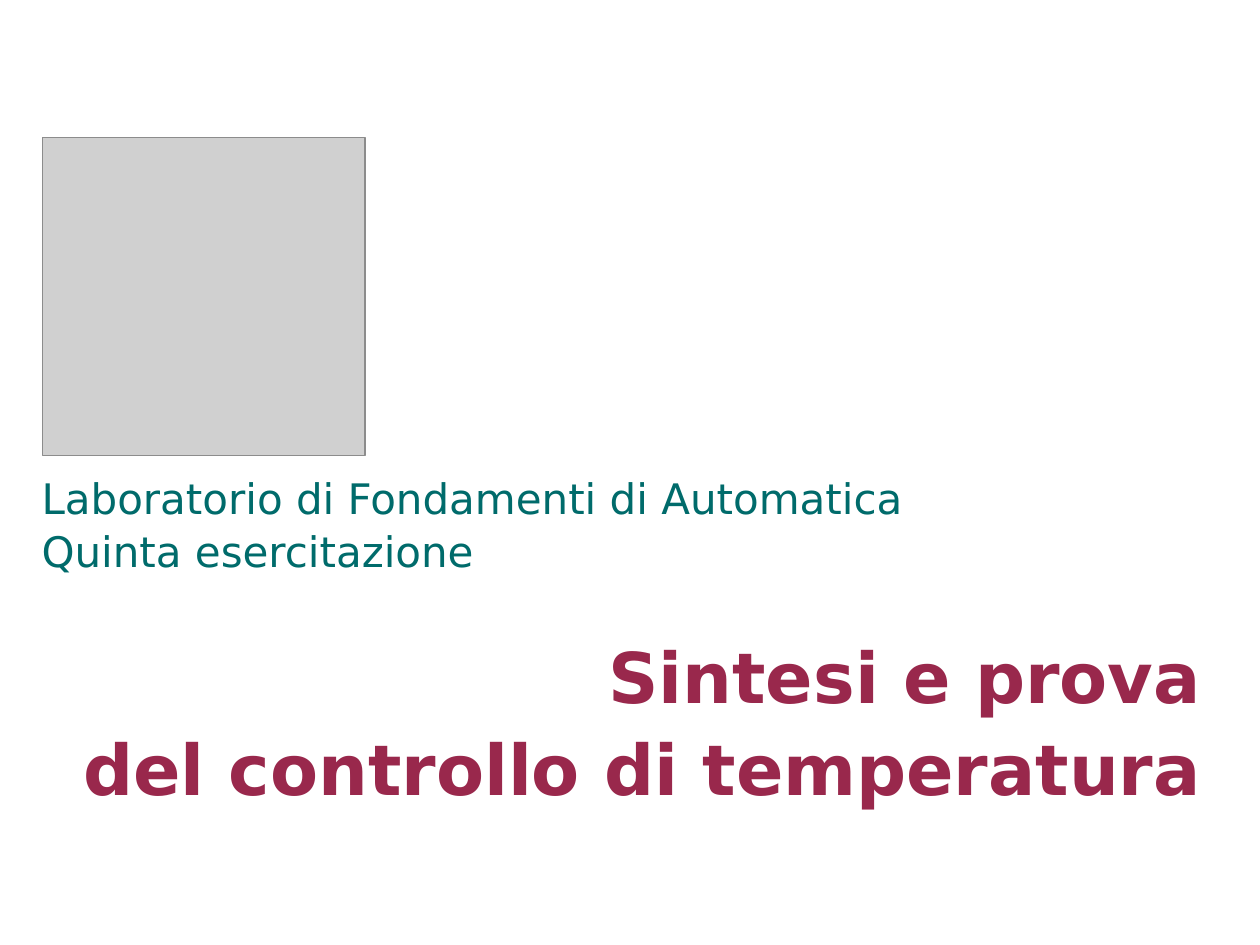
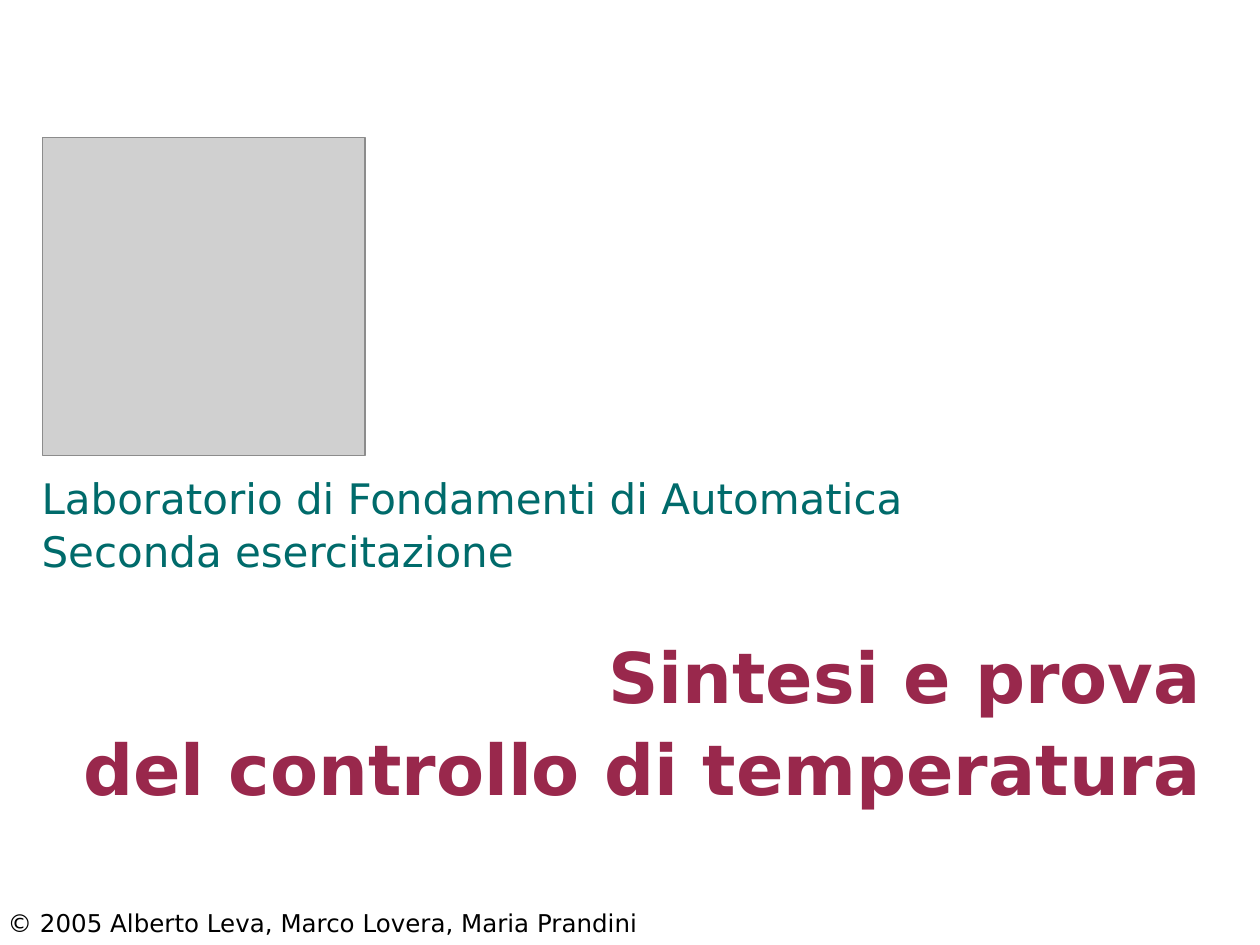
Before and after one commit to looms-polimi/FdA_Lab, a slide deck: slide 1 of FdA_courseware/FdA_Lab2.ppt. Drawn at 1260x945 pixels with LibreOffice and Linux fonts; fonts in the diff are those of the drawing; grey boxes stand for pictures. Boxes give left, top, right and bottom in pixels: in the first picture for what was removed or moved away, otherwise in the second. Text is boxed around its words. In the diff, an @@ line names an element or a change of style, - is before the commit and + after.

Commit message:
Merging updates to second laboratory session's teaching material

```diff
--- a/FdA_courseware/FdA_Lab2.ppt
+++ b/FdA_courseware/FdA_Lab2.ppt
@@ text at (42,482,902,568): text changed @@
-Laboratorio di Fondamenti di Automatica
-Quinta esercitazione
+Laboratorio di Fondamenti di Automatica
+Seconda esercitazione
@@ text added at (40,913,637,935), 14 pt, text #000000 @@
+© 2005 Alberto Leva, Marco Lovera, Maria Prandini
```
Also in this commit, not shown: 15 other slides changed, 10 slides added, 1 slide removed, 1 other file.
